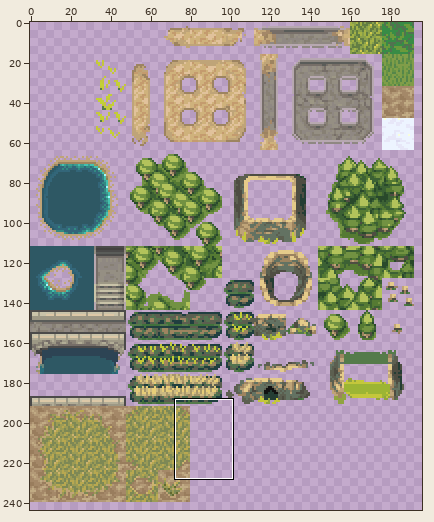
Sprite sheet: data/graphics/tilesets/overworld/grass.png. Above, an overview of the earlier version with the close-up marked.
Close-up. Earlier state:
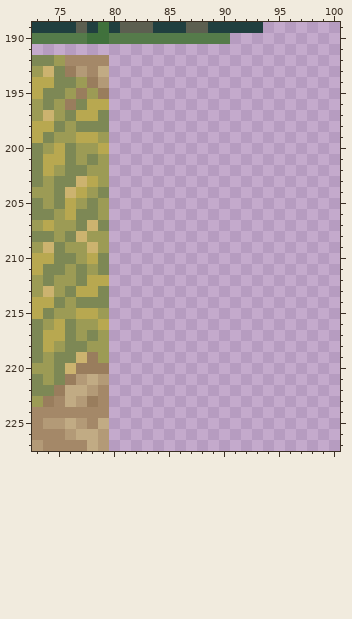
The file is 256x256 pixels. Colours within 5 levels of each other are drawn and written as one. Shown: x 73..100, y 189..227. The wide view leaves out empty margins.
Once edited:
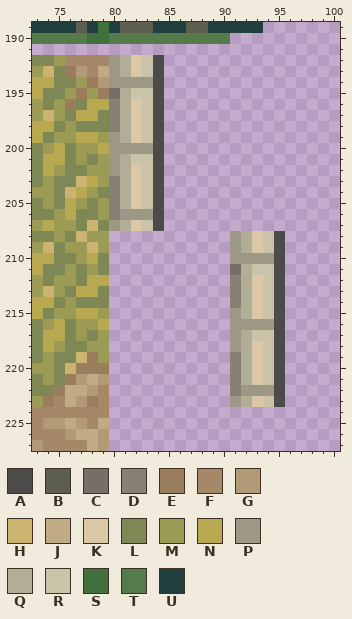
Palette (. is transparent): A #4c4b4a  B #5c5f50  C #766e68  D #878074  E #997d5d  F #a48868  G #b39a77  H #ccb36f  J #c1ab84  K #dcc8a7  L #7d8855  M #9c9b55  N #b8a850  P #9d9885  Q #b2ad96  R #c9c3a9  S #40713c  T #557b4a  U #203f3f
What changed:
@@ x 73..100 @@
 191 ............................
-192 LLMFFFF.....................
-193 MHLEGFJ.....................
-194 NNLLMEG.....................
-195 NLLMEME.....................
-196 MLMELNN.....................
-197 MHMLNNL.....................
-198 NNLMLLL.....................
-199 NLMMNNM.....................
-200 LMNLMMN.....................
-201 LNNLMLM.....................
-202 LNMLLMM.....................
-203 LMLLHNM.....................
-204 MMLHNML.....................
-205 LMLNMLM.....................
-206 LLMNLLM.....................
-207 MNMMLHL.....................
-208 LLMLHMM.....................
-209 MHLMMHM.....................
-210 NNLLMNL.....................
-211 NLLMLML.....................
-212 MLMMLNN.....................
-213 MHMLNNL.....................
-214 NNLMLLL.....................
-215 NLMMNNM.....................
-216 LMNLMMN.....................
-217 LNNLMLM.....................
-218 LNMLLMM.....................
-219 LMLLHEM.....................
-220 MMLHEEE.....................
-221 LMLEGJG.....................
-222 LLEJJGF.....................
-223 MEFJGEF.....................
+192 LLMFFFFPQKRA................
+193 MHLEGFJPQKRA................
+194 NNLLMEGPPPPA................
+195 NLLMEMECQRRA................
+196 MLMELNNDQKRA................
+197 MHMLNNLDQKRA................
+198 NNLMLLLDQKRA................
+199 NLMMNNMPQKRA................
+200 LMNLMMNPPPPA................
+201 LNNLMLMPQRRA................
+202 LNMLLMMPQKRA................
+203 LMLLHNMDQKRA................
+204 MMLHNMLDQKRA................
+205 LMLNMLMDQKRA................
+206 LLMNLLMDPPPA................
+207 MNMMLHLPQKRA................
+208 LLMLHMM...........PQKRA.....
+209 MHLMMHM...........PQKRA.....
+210 NNLLMNL...........PPPPA.....
+211 NLLMLML...........CQRRA.....
+212 MLMMLNN...........DQKRA.....
+213 MHMLNNL...........DQKRA.....
+214 NNLMLLL...........DQKRA.....
+215 NLMMNNM...........PQKRA.....
+216 LMNLMMN...........PPPPA.....
+217 LNNLMLM...........PQRRA.....
+218 LNMLLMM...........PQKRA.....
+219 LMLLHEM...........DQKRA.....
+220 MMLHEEE...........DQKRA.....
+221 LMLEGJG...........DQKRA.....
+222 LLEJJGF...........DPPPA.....
+223 MEFJGEF...........PQKRA.....
 224 FFFFFFF.....................
Changed places in both close-ups, as pixel boxes (x1, y1, x2, y2):
added: (109, 55, 164, 231)
added: (230, 231, 285, 407)
